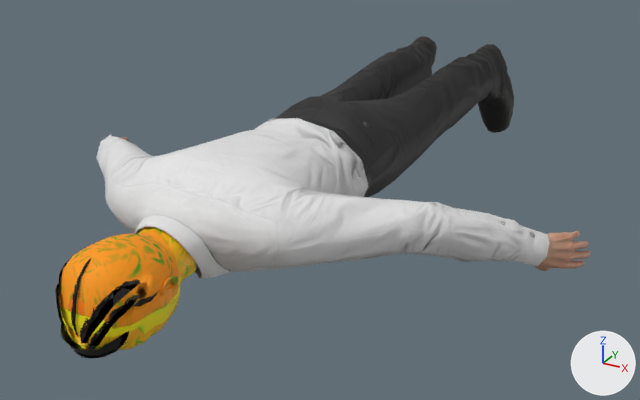
Renders of the glTF model Web/people/real/seiko_player.glb from each side of a commit.
Before and after are seen from a 50 mm lens placed at (1.0, -2.759, 0.782), pointed at (0.007, -0.953, -0.121). Every picture has the same lights, and +X, +Y and +Z are marked at lower right. The older version comes first. Vertices at exactly the same position are counted once.

The first picture shows 'm025_hipoly_81_bones'.
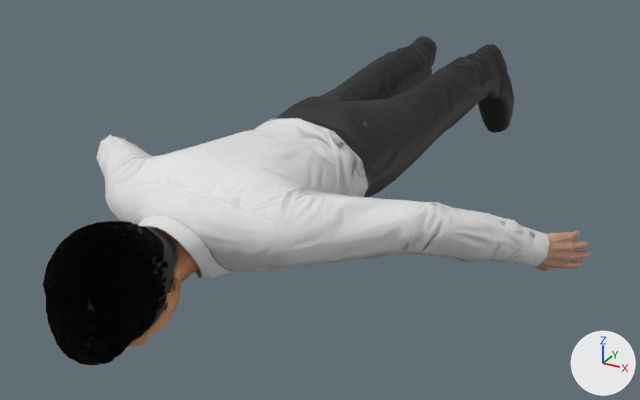
Location of each change, [x1, y1, x2, y2] in pixels of the pictures (640 x 400 px):
'm025_hipoly_81_bones', surface changed, reshaped
    before: [55, 36, 591, 358]
    after: [43, 36, 591, 365]
part 1 of me_m025_hipoly_81_bones, built on
    before: [55, 227, 196, 358]
    after: [43, 221, 199, 365]
part 2 of me_m025_hipoly_81_bones, recoloured
    before: [123, 255, 195, 349]
    after: [137, 257, 195, 346]

Diff of the bpy script that builds the scene:
```diff
--- a/Web/people/real/seiko_player.glb.py
+++ b/Web/people/real/seiko_player.glb.py
@@ img_seiko_hair_normal @@
+img_seiko_hair_normal = load_image('seiko_hair_normal', '_unpacked/seiko_hair_normal', 1024, 1024, 'Non-Color')
@@ img_seiko_hair_albedo @@
+img_seiko_hair_albedo = load_image('seiko_hair_albedo', '_unpacked/seiko_hair_albedo', 1024, 1024, 'sRGB')
@@ img_seiko_hair_orm @@
+img_seiko_hair_orm = load_image('seiko_hair_orm', '_unpacked/seiko_hair_orm', 1024, 1024, 'Non-Color')
@@ img_seiko_head_normal @@
+img_seiko_head_normal = load_image('seiko_head_normal', '_unpacked/seiko_head_normal', 1024, 1024, 'Non-Color')
@@ img_seiko_head_orm @@
+img_seiko_head_orm = load_image('seiko_head_orm', '_unpacked/seiko_head_orm', 1024, 1024, 'Non-Color')
@@ img_seiko_head_albedo @@
+img_seiko_head_albedo = load_image('seiko_head_albedo', '_unpacked/seiko_head_albedo', 2048, 2048, 'sRGB')
@@ mat_seiko_hair @@
+mat_seiko_hair = bpy.data.materials.new('seiko_hair')
+# uses the picture img_seiko_hair_albedo
+# uses the picture img_seiko_hair_normal
+# uses the picture img_seiko_hair_orm
@@ mat_seiko_head @@
+mat_seiko_head = bpy.data.materials.new('seiko_head')
+# uses the picture img_seiko_head_albedo
+# uses the picture img_seiko_head_normal
+# uses the picture img_seiko_head_orm
@@ me_m025_hipoly_81_bones @@
 # used by ob_m025_hipoly_81_bones; location = (0.0, 0.0, 0.0)
-me_m025_hipoly_81_bones.from_pydata(...)  # 3573 vertices, 7023 faces; spans x -0.67..0.67, y -1.82..0.0, z -0.2..0.13
+me_m025_hipoly_81_bones.from_pydata(...)  # 26726 vertices, 24166 faces; spans x -0.67..0.67, y -1.83..0.0, z -0.2..0.13
+# me_m025_hipoly_81_bones part 1: 190 vertices moved within x -0.09..0.09, y -1.82..-1.58, z -0.14..0.03; 648 vertices removed from x -0.09..0.09, y -1.81..-1.5, z -0.14..0.08; 23801 vertices added at x -0.11..0.11, y -1.83..-1.5, z -0.14..0.12
+# me_m025_hipoly_81_bones part 2: 255 faces spanning x -0.09..0.09, y -1.76..-1.52, z -0.14..0.01 switch from mat_graft_m008_head to mat_seiko_head
 me_m025_hipoly_81_bones.materials.append(mat_m025_body)
-me_m025_hipoly_81_bones.materials.append(mat_graft_m008_opacity)
+me_m025_hipoly_81_bones.materials.append(mat_seiko_hair)
```
